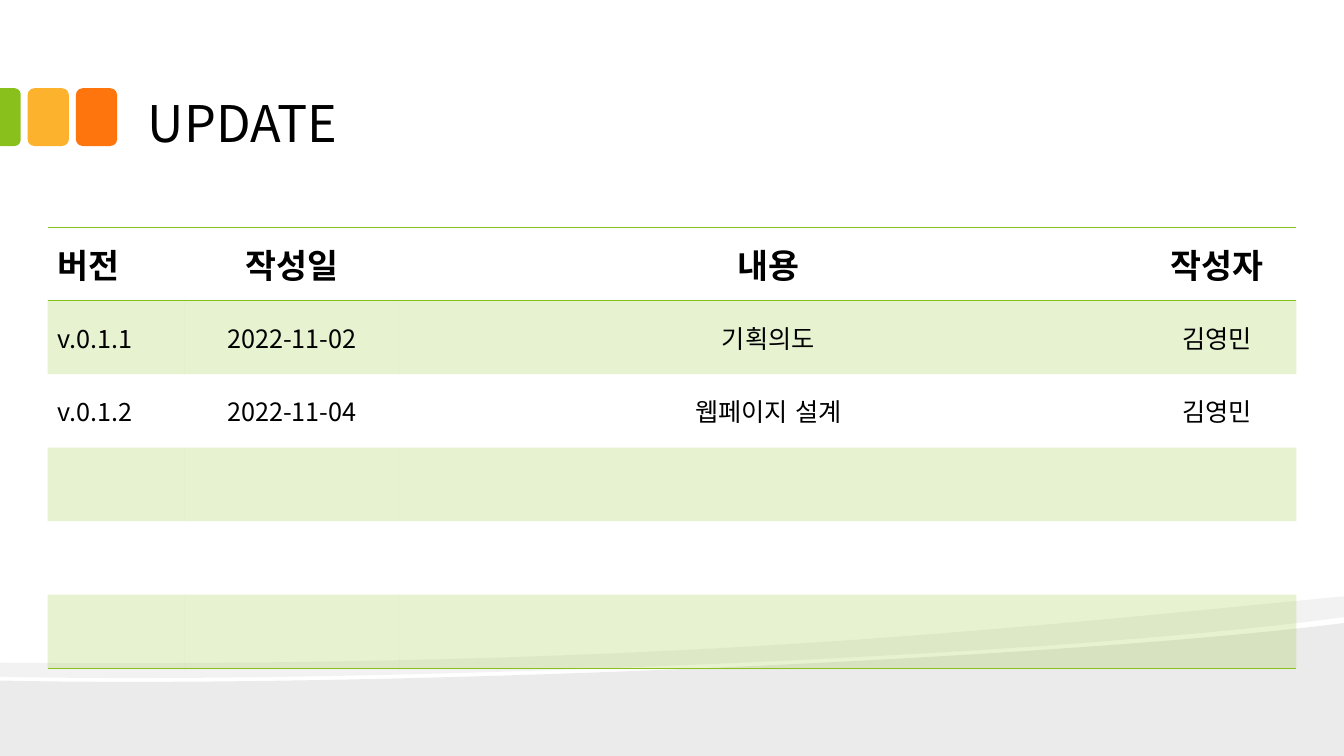
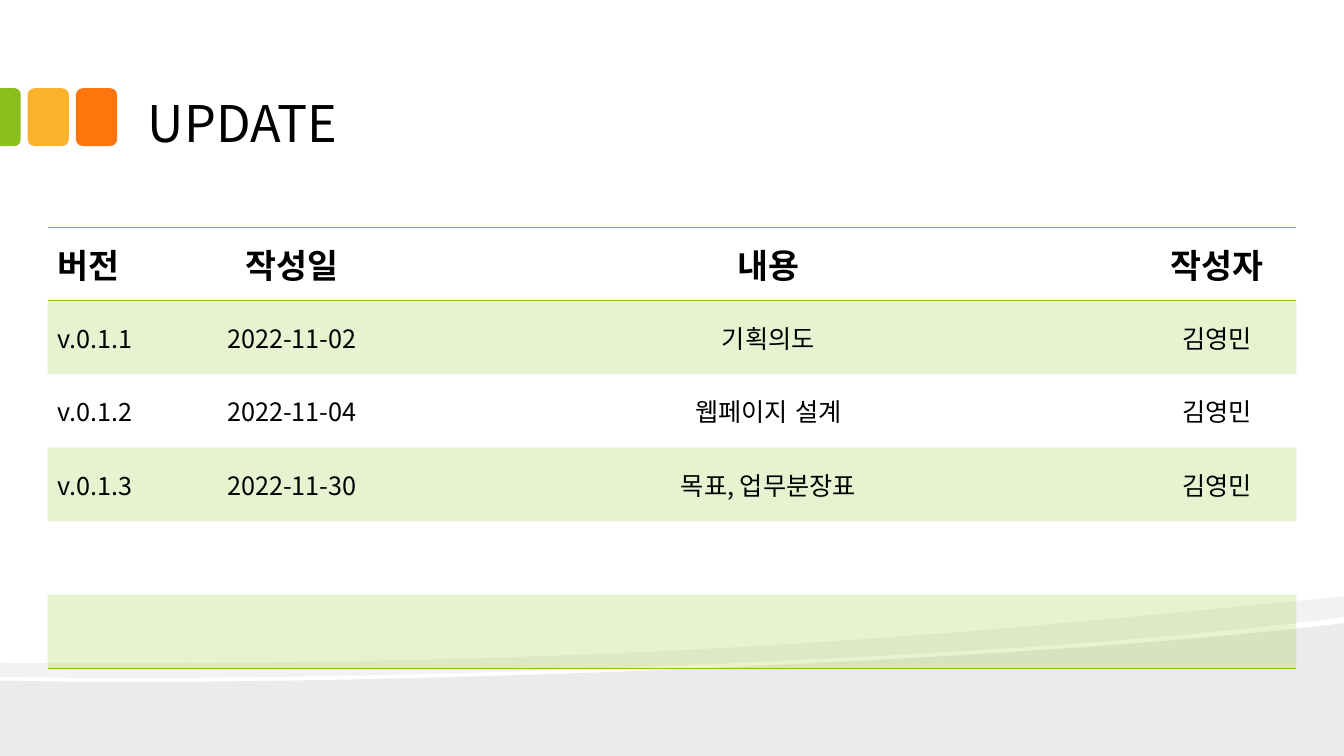
Before and after one commit to kjayvam/HTML, a slide deck: slide 2 of project/ppt/김영민_착한업소찾기_v.0.2.0.pptx. Drawn at 1344x756 pixels with LibreOffice and Linux fonts; fonts in the diff are those of the drawing. Boxes give left, top, right and bottom in pixels: in the first picture for what was removed or moved away, otherwise in the second. Text is boxed around its words. In the diff, an @@ line names an element or a change of style, - is before the commit and + after.

```diff
--- a/project/ppt/김영민_착한업소찾기_v.0.2.0.pptx
+++ b/project/ppt/김영민_착한업소찾기_v.0.2.0.pptx
@@ table at (47,227,1296,668) @@
+row 4: v.0.1.3 | 2022-11-30 | 목표, 업무분장표 | 김영민
-row 6:  |  |  | 
```
Also in this commit, not shown: 4 other slides changed, 3 slides added, 27 slides removed, 8 other files.
